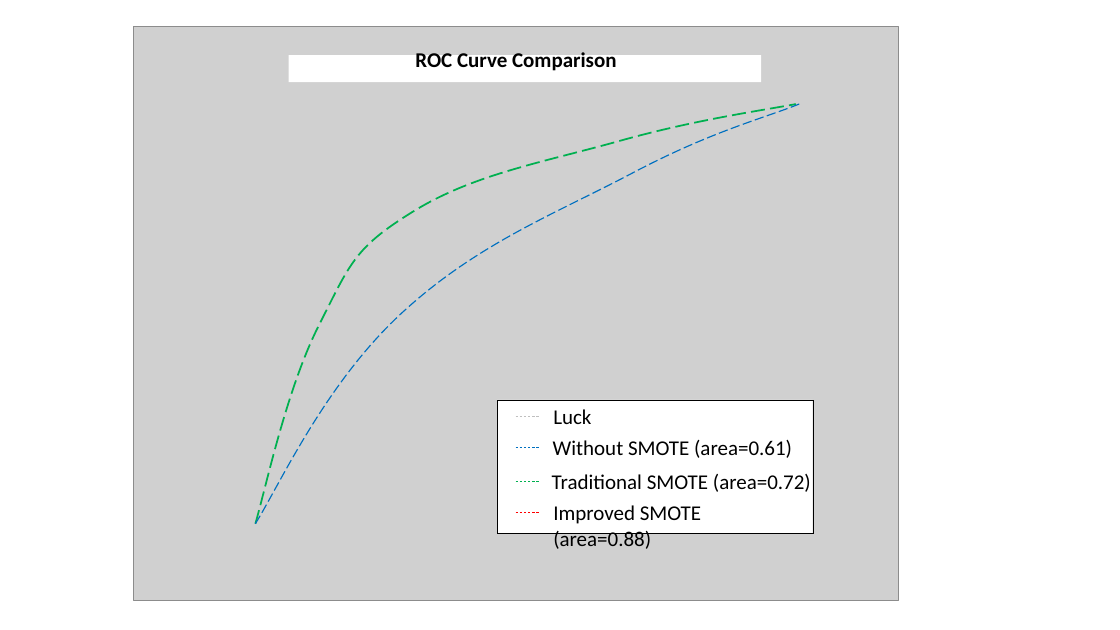
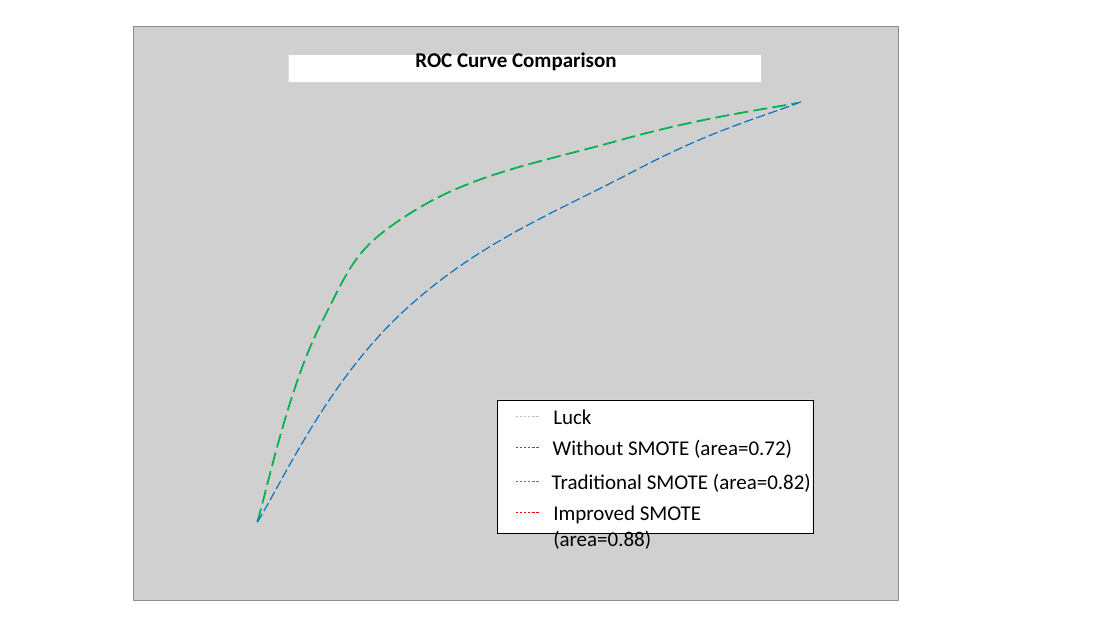
Before and after one commit to shinne/graduation, a slide deck: slide 25 of 毕设论文相关/我的相关/ppt/allPPT.pptx. Drawn at 1120x630 pixels with LibreOffice and Linux fonts; fonts in the diff are those of the drawing; grey boxes stand for pictures. Boxes give left, top, right and bottom in pixels: in the first picture for what was removed or moved away, otherwise in the second. Text is boxed around its words. In the diff, an @@ line names an element or a change of style, - is before the commit and + after.

```diff
--- a/毕设论文相关/我的相关/ppt/allPPT.pptx
+++ b/毕设论文相关/我的相关/ppt/allPPT.pptx
@@ freeform shape at (x1=257, y1=103, x2=797, y2=523): outline redrawn @@
@@ freeform shape at (x1=257, y1=102, x2=802, y2=523): outline redrawn @@
@@ text at (x1=553, y1=440, x2=792, y2=458): text changed @@
-Without SMOTE (area=0.61)
+Without SMOTE (area=0.72)
@@ text at (x1=552, y1=474, x2=811, y2=492): text changed @@
-Traditional SMOTE (area=0.72)
+Traditional SMOTE (area=0.82)
```
Also in this commit, not shown: 1 slide added, 9 other files.
